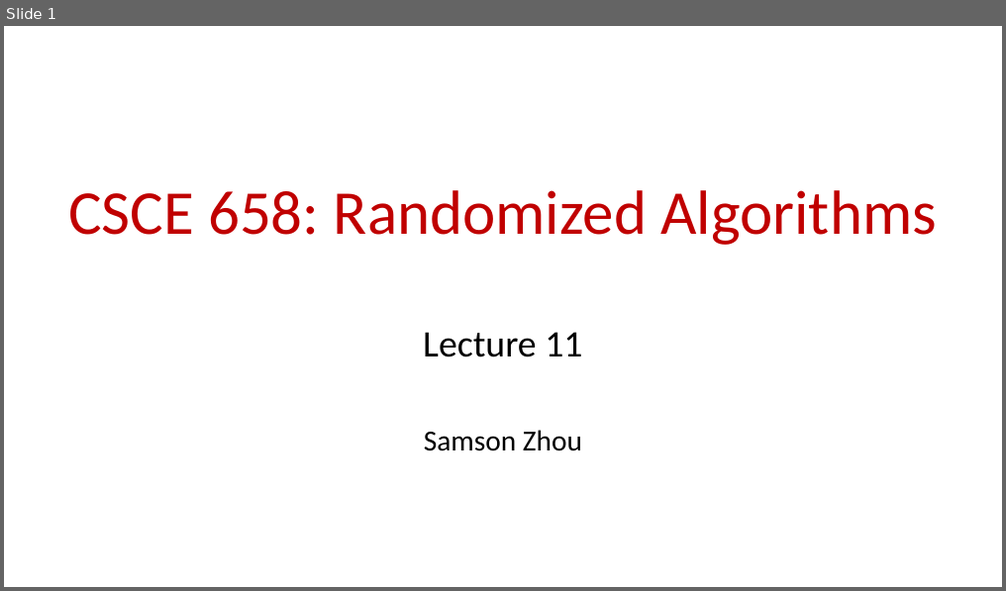
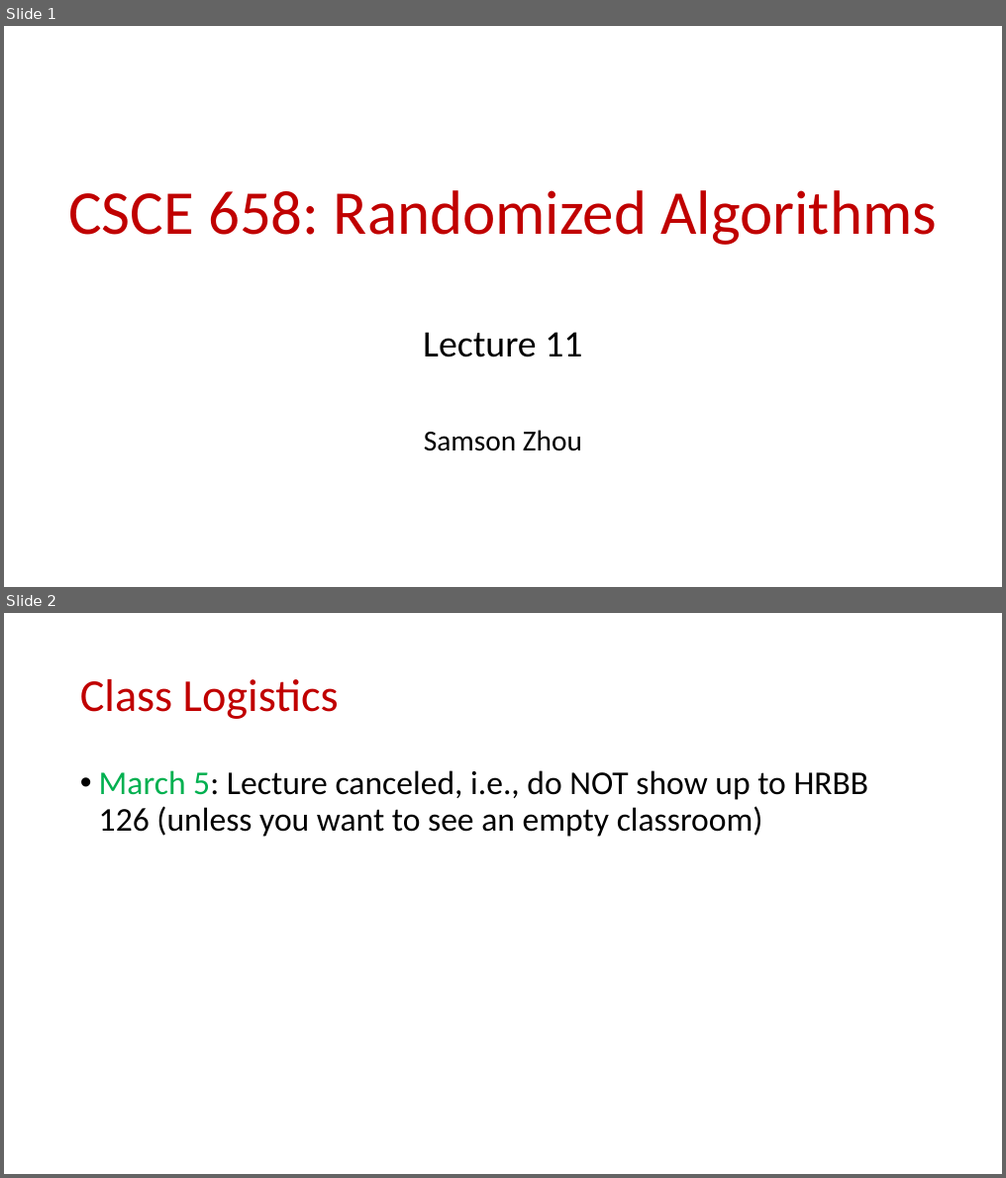
Before and after one commit to samsonzhou/samsonzhou.github.io, a slide deck: CSCE658-S24/L11.pptx. Shown one above the other, each under a label of ours: slide 1 before the commit, slides 1 and 2 after it. The pictures are 1006x591 and 1006x1178 pixels, drawn with LibreOffice and Linux fonts; fonts in the diff are those of the drawing. Boxes give left, top, right and bottom in pixels: in the first picture for what was removed or moved away, otherwise in the second. Text is boxed around its words. In the diff, an @@ line names an element or a change of style, - is before the commit and + after.

```diff
--- a/CSCE658-S24/L11.pptx
+++ b/CSCE658-S24/L11.pptx
@@ slide 2 added at <box>4,613,1002,1174</box>, background #FFFFFF @@
@@ title added at <box>80,679,339,719</box>, 44 pt, text #C00000 @@
+Class Logistics
@@ text added at <box>99,770,869,837</box>, 32 pt, text #000000 @@
+• March 5: Lecture canceled, i.e., do NOT show up to HRBB 126 (unless you want to see an empty classroom)
```
Also in this commit, not shown: 65 other slides added.
